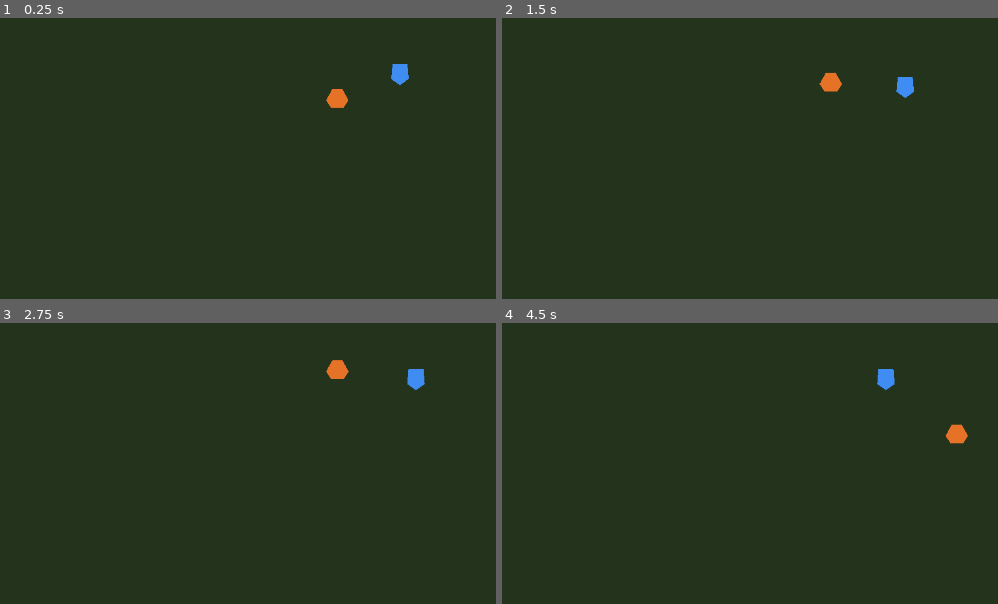
Above: before the commit, frames 1-4 (two rows, left to right).
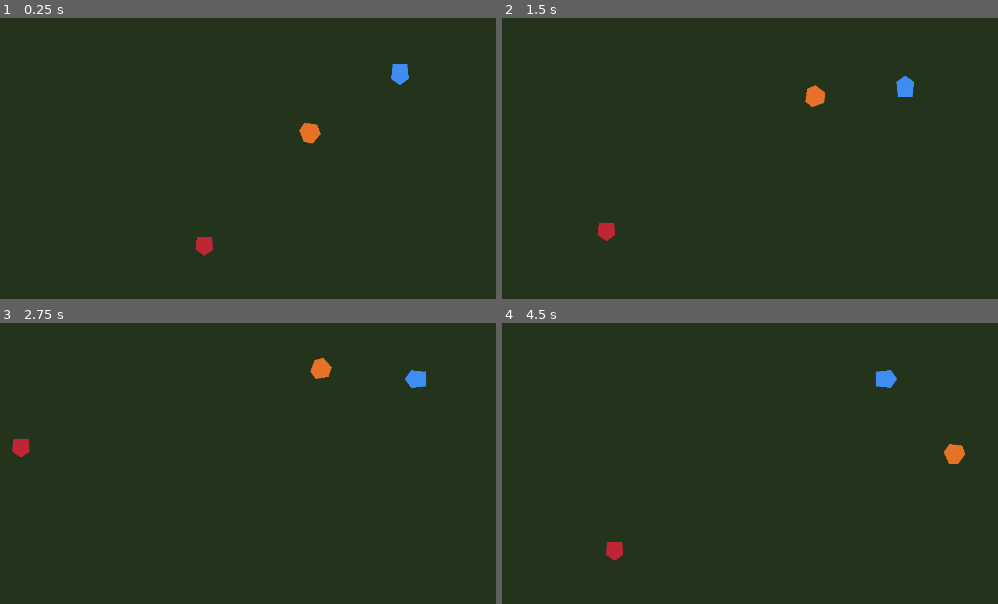
Above: after the commit, the same moments.

Repository: Wsmith007/dragon-rider-rpg
Game: Godot game, scene res://scenes/world/TestWorld.tscn
The game is run twice, just before and just after one commit, with the same random seed, the same clock (stepped at 60 frames per second) and the same inputs.
Inputs:
- Up to frame 1 (0.25 s): no input
- Up to frame 2 (1.5 s): hold D (move_right) 0.53-1.28 s; tap Space (attack, bound only after the commit) at 0.6, 1.35 s; hold S (move_down) from 1.28 s (still down)
- Up to frame 3 (2.75 s): release S (move_down) at 2.03 s; hold D (move_right) from 2.03 s (still down); tap Space (attack, bound only after the commit) at 2.1 s
- Up to frame 4 (4.5 s): release D (move_right) at 2.78 s; hold W (move_up) 2.78-3.53 s; tap Space (attack, bound only after the commit) at 2.85, 3.6, 4.35 s; hold A (move_left) from 3.53 s (still down)

The runs differ from the first frame. In frame 1, 0.7% of the frame differs, in the area x 39-71%, y 25-85%; in frame 2, 0.7%; in frame 3, 0.7%; in frame 4, 0.8%, in the area x 20-94%, y 16-85%.

Commit message:
Add Milestone 3 combat foundation with dragon alert response.
Enemy chase and damage, player melee and health, threat detection, and tuned follow spacing and reposition frequency.

Co-authored-by: Cursor <cursoragent@cursor.com>

Diff:
--- a/project.godot
+++ b/project.godot
@@ -17,6 +17,11 @@
 config/name="Dragon Rider RPG"
 run/main_scene="res://scenes/world/TestWorld.tscn"
 config/features=PackedStringArray("4.6", "Forward Plus")
+
+[display]
+
+window/size/viewport_width=1280
+window/size/viewport_height=720
 
 [input]
 
@@ -44,8 +49,17 @@
 , Object(InputEventKey,"resource_local_to_scene":false,"resource_name":"","device":-1,"window_id":0,"alt_pressed":false …(186 unchanged characters)…
 ]
 }
+attack={
+"deadzone": 0.2,
+"events": [Object(InputEventKey,"resource_local_to_scene":false,"resource_name":"","device":-1,"window_id":0,"alt_pressed":false,"shift_pressed":false,"ctrl_pressed":false,"meta_pressed":false,"pressed":false,"keycode":0,"physical_keycode":32,"key_label":0,"unicode":32,"location":0,"echo":false,"script":null)
+, Object(InputEventMouseButton,"resource_local_to_scene":false,"resource_name":"","device":-1,"window_id":0,"alt_pressed":false,"shift_pressed":false,"ctrl_pressed":false,"meta_pressed":false,"button_mask":1,"position":Vector2(0, 0),"global_position":Vector2(0, 0),"factor":1.0,"button_index":1,"canceled":false,"pressed":true,"double_click":false,"script":null)
+, Object(InputEventKey,"resource_local_to_scene":false,"resource_name":"","device":-1,"window_id":0,"alt_pressed":false,"shift_pressed":false,"ctrl_pressed":false,"meta_pressed":false,"pressed":false,"keycode":0,"physical_keycode":74,"key_label":0,"unicode":106,"location":0,"echo":false,"script":null)
+]
+}
 
-[display]
+[layer_names]
 
-window/size/viewport_width=1280
-window/size/viewport_height=720
+2d_physics/layer_1="player"
+2d_physics/layer_2="dragon"
+2d_physics/layer_3="enemy"
+2d_physics/layer_4="player_attack"
--- a/scenes/dragon/Dragon.tscn
+++ b/scenes/dragon/Dragon.tscn
@@ -1,14 +1,15 @@
-[gd_scene format=3 uid="uid://bdragon001"]
+[gd_scene load_steps=5 format=3 uid="uid://bdragon001"]
 
 [ext_resource type="Script" path="res://scripts/dragon/dragon.gd" id="1_dragon"]
 [ext_resource type="Script" path="res://scripts/dragon/dragon_follow_behavior.gd" id="2_follow"]
+[ext_resource type="Script" path="res://scripts/dragon/dragon_threat_behavior.gd" id="3_threat"]
 
 [sub_resource type="CircleShape2D" id="CircleShape2D_dragon"]
 radius = 16.0
 
 [node name="Dragon" type="CharacterBody2D"]
 collision_layer = 2
-collision_mask = 1
+collision_mask = 5
 motion_mode = 1
 script = ExtResource("1_dragon")
 
@@ -21,3 +22,6 @@
 
 [node name="FollowBehavior" type="Node" parent="."]
 script = ExtResource("2_follow")
+
+[node name="ThreatBehavior" type="Node" parent="."]
+script = ExtResource("3_threat")
--- /dev/null
+++ b/scenes/enemies/Enemy.tscn
@@ -0,0 +1,23 @@
+[gd_scene load_steps=4 format=3 uid="uid://benemy001"]
+
+[ext_resource type="Script" path="res://scripts/enemies/enemy.gd" id="1_enemy"]
+[ext_resource type="Script" path="res://scripts/systems/health.gd" id="2_health"]
+
+[sub_resource type="CircleShape2D" id="CircleShape2D_enemy"]
+radius = 14.0
+
+[node name="Enemy" type="CharacterBody2D"]
+collision_layer = 4
+collision_mask = 5
+motion_mode = 1
+script = ExtResource("1_enemy")
+
+[node name="CollisionShape2D" type="CollisionShape2D" parent="."]
+shape = SubResource("CircleShape2D_enemy")
+
+[node name="Visual" type="Polygon2D" parent="."]
+color = Color(0.75, 0.15, 0.2, 1)
+polygon = PackedVector2Array(-12, -14, 12, -14, 14, 6, 0, 16, -14, 6)
+
+[node name="Health" type="Node" parent="."]
+script = ExtResource("2_health")
--- a/scenes/player/Player.tscn
+++ b/scenes/player/Player.tscn
@@ -1,13 +1,18 @@
-[gd_scene format=3 uid="uid://bplayer001"]
+[gd_scene load_steps=7 format=3 uid="uid://bplayer001"]
 
 [ext_resource type="Script" path="res://scripts/player/player.gd" id="1_player"]
+[ext_resource type="Script" path="res://scripts/systems/health.gd" id="2_health"]
+[ext_resource type="Script" path="res://scripts/player/player_melee_attack.gd" id="3_melee"]
 
 [sub_resource type="CircleShape2D" id="CircleShape2D_player"]
 radius = 14.0
 
+[sub_resource type="CircleShape2D" id="CircleShape2D_hitbox"]
+radius = 28.0
+
 [node name="Player" type="CharacterBody2D"]
 collision_layer = 1
-collision_mask = 1
+collision_mask = 5
 motion_mode = 1
 script = ExtResource("1_player")
 
@@ -19,4 +24,19 @@
 polygon = PackedVector2Array(-12, -16, 12, -16, 14, 8, 0, 18, -14, 8)
 
 [node name="FollowAnchor" type="Marker2D" parent="."]
-position = Vector2(0, 28)
+position = Vector2(0, 38)
+
+[node name="Health" type="Node" parent="."]
+script = ExtResource("2_health")
+
+[node name="MeleeAttack" type="Node2D" parent="."]
+script = ExtResource("3_melee")
+
+[node name="Hitbox" type="Area2D" parent="MeleeAttack"]
+collision_layer = 8
+collision_mask = 4
+monitoring = false
+monitorable = false
+
+[node name="CollisionShape2D" type="CollisionShape2D" parent="MeleeAttack/Hitbox"]
+shape = SubResource("CircleShape2D_hitbox")
--- a/scenes/world/TestWorld.tscn
+++ b/scenes/world/TestWorld.tscn
@@ -1,14 +1,15 @@
 [gd_scene format=3 uid="uid://btestworld01"]
 
-[ext_resource type="Script" path="res://scripts/world/test_world.gd" id="1_world"]
-[ext_resource type="Script" path="res://scripts/systems/camera_follow.gd" id="2_camera"]
+[ext_resource type="Script" uid="uid://bqcwqak64ul8j" path="res://scripts/world/test_world.gd" id="1_world"]
+[ext_resource type="Script" uid="uid://dil8lfxc3noe6" path="res://scripts/systems/camera_follow.gd" id="2_camera"]
 [ext_resource type="PackedScene" uid="uid://bplayer001" path="res://scenes/player/Player.tscn" id="3_player"]
 [ext_resource type="PackedScene" uid="uid://bdragon001" path="res://scenes/dragon/Dragon.tscn" id="4_dragon"]
+[ext_resource type="PackedScene" uid="uid://benemy001" path="res://scenes/enemies/Enemy.tscn" id="5_enemy"]
 
-[node name="TestWorld" type="Node2D"]
+[node name="TestWorld" type="Node2D" unique_id=1840992113]
 script = ExtResource("1_world")
 
-[node name="Ground" type="ColorRect" parent="."]
+[node name="Ground" type="ColorRect" parent="." unique_id=371928750]
 z_index = -10
 offset_left = -2400.0
 offset_top = -2400.0
@@ -16,13 +17,24 @@
 offset_bottom = 2400.0
 color = Color(0.14, 0.2, 0.11, 1)
 
-[node name="Entities" type="Node2D" parent="."]
+[node name="Entities" type="Node2D" parent="." unique_id=83008799]
 
-[node name="Player" parent="Entities" instance=ExtResource("3_player")]
-position = Vector2(640, 360)
+[node name="Player" parent="Entities" unique_id=309061533 instance=ExtResource("3_player")]
+position = Vector2(1233, 85)
 
-[node name="Dragon" parent="Entities" instance=ExtResource("4_dragon")]
+[node name="Dragon" parent="Entities" unique_id=1275625938 instance=ExtResource("4_dragon")]
 position = Vector2(520, 400)
 
-[node name="Camera2D" type="Camera2D" parent="."]
+[node name="Enemies" type="Node2D" parent="Entities" unique_id=977589883]
+
+[node name="EnemyA" parent="Entities/Enemies" unique_id=734008255 instance=ExtResource("5_enemy")]
+position = Vector2(920, 360)
+
+[node name="EnemyB" parent="Entities/Enemies" unique_id=1732174798 instance=ExtResource("5_enemy")]
+position = Vector2(780, 520)
+
+[node name="EnemyC" parent="Entities/Enemies" unique_id=227574411 instance=ExtResource("5_enemy")]
+position = Vector2(480, 180)
+
+[node name="Camera2D" type="Camera2D" parent="." unique_id=305802096]
 script = ExtResource("2_camera")
--- a/scripts/dragon/dragon.gd
+++ b/scripts/dragon/dragon.gd
@@ -1,39 +1,71 @@
 extends CharacterBody2D
-## Dragon actor: delegates movement to FollowBehavior; future layers (emotion, bond, combat) attach here.
+## Dragon actor: follow, threat response, and future combat layers.
 
 
 signal behavior_changed(mode_name: String)
 
 @onready var follow_behavior: DragonFollowBehavior = $FollowBehavior
+@onready var threat_behavior: DragonThreatBehavior = $ThreatBehavior
+@onready var _visual: Polygon2D = $Visual
 
-@export var reposition_interval_min: float = 4.0
-@export var reposition_interval_max: float = 9.0
-@export var reposition_chance: float = 0.35
+@export var reposition_interval_min: float = 2.5
+@export var reposition_interval_max: float = 6.0
+@export var reposition_chance: float = 0.5
 @export var reposition_only_when_rider_slow: bool = true
 @export var rider_slow_speed_threshold: float = 40.0
 
 var _follow_target: Node2D
 var _reposition_cooldown: float = 0.0
+var _last_mode_name: String = "follow"
 
 
 func _ready() -> void:
 	follow_behavior.setup(self)
 	_schedule_next_reposition_check()
+	threat_behavior.alert_started.connect(_on_alert_started)
+	threat_behavior.alert_ended.connect(_on_alert_ended)
 
 
 func set_follow_target(target: Node2D) -> void:
 	_follow_target = target
 	follow_behavior.set_follow_target(target)
+	threat_behavior.set_follow_target(target)
 
 
 func _physics_process(delta: float) -> void:
 	if _follow_target == null:
 		return
 
-	_update_reposition_timer(delta)
+	threat_behavior.evaluate()
+
+	if follow_behavior.mode != DragonFollowBehavior.Mode.ALERT:
+		_update_reposition_timer(delta)
+
 	velocity = follow_behavior.get_desired_velocity()
 	move_and_slide()
 	follow_behavior.apply_lag_leash()
+	_update_facing()
+	_emit_mode_if_changed()
+
+
+func _update_facing() -> void:
+	var look_target: Vector2
+
+	if follow_behavior.mode == DragonFollowBehavior.Mode.ALERT:
+		var threat := follow_behavior.get_alert_threat()
+		if threat != null and is_instance_valid(threat):
+			look_target = threat.global_position
+		elif _follow_target:
+			look_target = _follow_target.global_position
+		else:
+			return
+	elif velocity.length_squared() > 1.0:
+		look_target = global_position + velocity
+	else:
+		return
+
+	var direction := global_position.direction_to(look_target)
+	_visual.rotation = direction.angle() + PI * 0.5
 
 
 func _update_reposition_timer(delta: float) -> void:
@@ -56,10 +88,27 @@
 		if rider.velocity.length() > rider_slow_speed_threshold:
 			return
 
-	var previous_mode := follow_behavior.get_mode_name()
 	follow_behavior.start_reposition()
-	if follow_behavior.get_mode_name() != previous_mode:
-		behavior_changed.emit(follow_behavior.get_mode_name())
+	_emit_mode_if_changed()
+
+
+func _on_alert_started(_threat: Node2D) -> void:
+	follow_behavior.enter_alert(_threat)
+	_visual.modulate = Color(1.0, 0.85, 0.55, 1.0)
+	_emit_mode_if_changed()
+
+
+func _on_alert_ended() -> void:
+	follow_behavior.exit_alert()
+	_visual.modulate = Color(1.0, 1.0, 1.0, 1.0)
+	_emit_mode_if_changed()
+
+
+func _emit_mode_if_changed() -> void:
+	var mode_name := follow_behavior.get_mode_name()
+	if mode_name != _last_mode_name:
+		_last_mode_name = mode_name
+		behavior_changed.emit(mode_name)
 
 
 func _schedule_next_reposition_check() -> void:
--- a/scripts/dragon/dragon_follow_behavior.gd
+++ b/scripts/dragon/dragon_follow_behavior.gd
@@ -3,24 +3,27 @@
 ## Movement-only follow logic. Dragon.gd owns timing and mode changes; bond/combat layers plug in later.
 
 
-enum Mode { FOLLOW, REPOSITION }
+enum Mode { FOLLOW, REPOSITION, ALERT }
 
 
-@export var ideal_distance: float = 90.0
-@export var min_distance: float = 55.0
-@export var max_distance: float = 130.0
+@export var ideal_distance: float = 110.0
+@export var min_distance: float = 75.0
+@export var max_distance: float = 155.0
 ## Hard cap on how far the dragon may trail the follow anchor before forced catch-up.
-@export var max_lag_distance: float = 165.0
+@export var max_lag_distance: float = 195.0
 @export var follow_speed: float = 180.0
 ## Used when at or beyond max_lag_distance (should exceed player move_speed).
 @export var catch_up_speed: float = 260.0
 @export var reposition_speed: float = 120.0
+@export var alert_distance: float = 55.0
+@export var alert_speed: float = 200.0
 
 var mode: Mode = Mode.FOLLOW
 
 var _body: CharacterBody2D
 var _target: Node2D
 var _reposition_point: Vector2 = Vector2.ZERO
+var _alert_threat: Node2D
 
 
 func setup(body: CharacterBody2D) -> void:
@@ -41,11 +44,33 @@
 
 
 func finish_reposition() -> void:
-	mode = Mode.FOLLOW
+	if mode == Mode.REPOSITION:
+		mode = Mode.FOLLOW
+
+
+func enter_alert(threat: Node2D) -> void:
+	mode = Mode.ALERT
+	_alert_threat = threat
+
+
+func exit_alert() -> void:
+	if mode == Mode.ALERT:
+		mode = Mode.FOLLOW
+	_alert_threat = null
+
+
+func get_alert_threat() -> Node2D:
+	return _alert_threat
 
 
 func get_mode_name() -> String:
-	return "reposition" if mode == Mode.REPOSITION else "follow"
+	match mode:
+		Mode.REPOSITION:
+			return "reposition"
+		Mode.ALERT:
+			return "alert"
+		_:
+			return "follow"
 
 
 func get_desired_velocity() -> Vector2:
@@ -57,6 +82,9 @@
 			finish_reposition()
 			return _velocity_for_follow()
 		return _velocity_toward(_reposition_point, reposition_speed, 14.0, true)
+
+	if mode == Mode.ALERT:
+		return _velocity_for_alert()
 
 	return _velocity_for_follow()
 
@@ -91,6 +119,20 @@
 	return Vector2.ZERO
 
 
+func _velocity_for_alert() -> Vector2:
+	if _target == null:
+		return Vector2.ZERO
+
+	var anchor := _target.global_position
+	var offset := anchor - _body.global_position
+	var distance := offset.length()
+
+	if distance > alert_distance:
+		return offset.normalized() * alert_speed
+
+	return Vector2.ZERO
+
+
 func _distance_to_anchor() -> float:
 	if _body == null or _target == null:
 		return 0.0
--- /dev/null
+++ b/scripts/dragon/dragon_threat_behavior.gd
@@ -0,0 +1,65 @@
+extends Node
+class_name DragonThreatBehavior
+## Scans for enemies threatening the rider. Feeds ALERT state on the dragon.
+
+signal alert_started(threat: Node2D)
+signal alert_ended
+
+
+@export var threat_radius: float = 240.0
+
+var _follow_target: Node2D
+var _current_threat: Node2D
+var _is_alert: bool = false
+
+
+func set_follow_target(target: Node2D) -> void:
+	_follow_target = target
+
+
+func get_current_threat() -> Node2D:
+	return _current_threat
+
+
+func is_alert() -> bool:
+	return _is_alert
+
+
+func evaluate() -> void:
+	var threat := _find_nearest_threat_to_rider()
+	var should_alert := threat != null
+
+	if should_alert and not _is_alert:
+		_is_alert = true
+		_current_threat = threat
+		alert_started.emit(threat)
+	elif should_alert and _is_alert:
+		_current_threat = threat
+	elif not should_alert and _is_alert:
+		_is_alert = false
+		_current_threat = null
+		alert_ended.emit()
+
+
+func _find_nearest_threat_to_rider() -> Node2D:
+	if _follow_target == null:
+		return null
+
+	var rider_pos := _follow_target.global_position
+	var closest: Node2D = null
+	var closest_distance := threat_radius
+
+	for node in get_tree().get_nodes_in_group("enemy"):
+		if not node is Node2D:
+			continue
+		var enemy := node as Node2D
+		var health := enemy.get_node_or_null("Health") as Health
+		if health != null and not health.is_alive():
+			continue
+
+		var distance := rider_pos.distance_to(enemy.global_position)
+		if distance <= closest_distance:
+			closest_distance = distance
+			closest = enemy
+
+	return closest
--- /dev/null
+++ b/scripts/enemies/enemy.gd
@@ -0,0 +1,132 @@
+extends CharacterBody2D
+## Basic enemy: idle, detect player, chase, melee with cooldown.
+
+signal player_detected
+signal player_lost
+signal attacked_player
+
+
+enum State { IDLE, CHASE, ENGAGE }
+
+
+@export var max_health: float = 50.0
+@export var detection_radius: float = 220.0
+@export var lose_radius: float = 320.0
+@export var chase_speed: float = 130.0
+@export var attack_range: float = 36.0
+@export var attack_damage: float = 12.0
+@export var attack_cooldown: float = 1.0
+
+@onready var _health: Health = $Health
+@onready var _visual: Polygon2D = $Visual
+
+var _state: State = State.IDLE
+var _player: Node2D
+var _attack_cooldown_remaining: float = 0.0
+
+
+func _ready() -> void:
+	add_to_group("enemy")
+	_health.max_health = max_health
+	_health.current_health = max_health
+	_health.died.connect(_on_died)
+	_find_player()
+
+
+func _physics_process(delta: float) -> void:
+	if not _health.is_alive():
+		return
+
+	_attack_cooldown_remaining = maxf(_attack_cooldown_remaining - delta, 0.0)
+
+	if _player == null or not is_instance_valid(_player):
+		_find_player()
+
+	_update_state()
+	_apply_movement(delta)
+	_update_facing()
+
+
+func _update_state() -> void:
+	if _player == null:
+		_set_state(State.IDLE)
+		return
+
+	var distance := global_position.distance_to(_player.global_position)
+
+	match _state:
+		State.IDLE:
+			if distance <= detection_radius:
+				_set_state(State.CHASE)
+		State.CHASE, State.ENGAGE:
+			if distance > lose_radius:
+				_set_state(State.IDLE)
+			elif distance <= attack_range:
+				_set_state(State.ENGAGE)
+			else:
+				_set_state(State.CHASE)
+
+
+func _apply_movement(_delta: float) -> void:
+	match _state:
+		State.IDLE:
+			velocity = Vector2.ZERO
+		State.CHASE:
+			if _player:
+				velocity = global_position.direction_to(_player.global_position) * chase_speed
+		State.ENGAGE:
+			_try_attack_player()
+			velocity = Vector2.ZERO
+
+	move_and_slide()
+
+
+func _try_attack_player() -> void:
+	if _attack_cooldown_remaining > 0.0 or _player == null:
+		return
+
+	if global_position.distance_to(_player.global_position) > attack_range:
+		return
+
+	var player_health := _player.get_node_or_null("Health") as Health
+	if player_health == null or not player_health.is_alive():
+		return
+
+	player_health.take_damage(attack_damage)
+	_attack_cooldown_remaining = attack_cooldown
+	attacked_player.emit()
+
+
+func _set_state(new_state: State) -> void:
+	if _state == new_state:
+		return
+
+	if _state == State.IDLE and new_state == State.CHASE:
+		player_detected.emit()
+	elif new_state == State.IDLE:
+		player_lost.emit()
+
+	_state = new_state
+
+
+func _update_facing() -> void:
+	if velocity.length_squared() > 1.0:
+		_visual.rotation = velocity.angle() + PI * 0.5
+
+
+func _find_player() -> void:
+	var players := get_tree().get_nodes_in_group("player")
+	if players.is_empty():
+		_player = null
+		return
+	_player = players[0] as Node2D
+
+
+func _on_died() -> void:
+	collision_layer = 0
+	collision_mask = 0
+	velocity = Vector2.ZERO
+	set_physics_process(false)
+	_visual.modulate = Color(0.35, 0.35, 0.35, 0.5)
+	await get_tree().create_timer(0.4).timeout
+	queue_free()
--- a/scripts/player/player.gd
+++ b/scripts/player/player.gd
@@ -1,20 +1,50 @@
 extends CharacterBody2D
-## Top-down rider movement. Emits signals for systems that react to player motion.
+## Top-down rider movement, health, and combat signals.
 
 signal moved(velocity: Vector2)
+signal player_damaged(current_health: float, maximum_health: float)
+signal player_died
 
 
 @export var move_speed: float = 220.0
+@export var max_health: float = 100.0
+
+@onready var _health: Health = $Health
+@onready var _visual: Polygon2D = $Visual
+
+var _is_dead: bool = false
 
 
 func _ready() -> void:
 	add_to_group("player")
+	_health.max_health = max_health
+	_health.current_health = max_health
+	_health.health_changed.connect(_on_health_changed)
+	_health.died.connect(_on_died)
 
 
 func _physics_process(_delta: float) -> void:
+	if _is_dead:
+		velocity = Vector2.ZERO
+		return
+
 	var direction := Input.get_vector("move_left", "move_right", "move_up", "move_down")
 	velocity = direction * move_speed
 	move_and_slide()
 
 	if velocity.length_squared() > 0.0:
 		moved.emit(velocity)
+		_visual.rotation = velocity.angle() + PI * 0.5
+
+
+func _on_health_changed(current: float, maximum: float) -> void:
+	player_damaged.emit(current, maximum)
+
+
+func _on_died() -> void:
+	_is_dead = true
+	velocity = Vector2.ZERO
+	set_physics_process(false)
+	$MeleeAttack.set_physics_process(false)
+	player_died.emit()
+	_visual.modulate = Color(0.6, 0.6, 0.6, 0.75)
--- /dev/null
+++ b/scripts/player/player_melee_attack.gd
@@ -0,0 +1,74 @@
+extends Node2D
+## Simple melee hitbox. Enabled briefly on attack input.
+
+signal attack_started
+signal attack_hit(enemy: Node2D)
+
+
+@export var damage: float = 25.0
+@export var attack_duration: float = 0.12
+@export var attack_cooldown: float = 0.35
+
+@onready var _hitbox: Area2D = $Hitbox
+
+var _cooldown_remaining: float = 0.0
+var _attack_active: bool = false
+var _hit_targets: Array[Node2D] = []
+
+
+func _ready() -> void:
+	_hitbox.monitoring = false
+	_hitbox.body_entered.connect(_on_body_entered)
+	_hitbox.area_entered.connect(_on_area_entered)
+
+
+func _physics_process(delta: float) -> void:
+	_cooldown_remaining = maxf(_cooldown_remaining - delta, 0.0)
+
+	if _attack_active:
+		return
+
+	if _cooldown_remaining > 0.0:
+		return
+
+	if not Input.is_action_just_pressed("attack"):
+		return
+
+	_perform_attack()
+
+
+func _perform_attack() -> void:
+	_attack_active = true
+	_cooldown_remaining = attack_cooldown
+	_hit_targets.clear()
+	_hitbox.monitoring = true
+	attack_started.emit()
+
+	await get_tree().create_timer(attack_duration).timeout
+	_hitbox.monitoring = false
+	_attack_active = false
+
+
+func _on_body_entered(body: Node2D) -> void:
+	_try_damage(body)
+
+
+func _on_area_entered(area: Area2D) -> void:
+	var parent := area.get_parent()
+	if parent is Node2D:
+		_try_damage(parent as Node2D)
+
+
+func _try_damage(target: Node2D) -> void:
+	if target in _hit_targets:
+		return
+	if not target.is_in_group("enemy"):
+		return
+
+	var health := target.get_node_or_null("Health") as Health
+	if health == null or not health.is_alive():
+		return
+
+	_hit_targets.append(target)
+	health.take_damage(damage)
+	attack_hit.emit(target)
--- /dev/null
+++ b/scripts/systems/health.gd
@@ -0,0 +1,38 @@
+extends Node
+class_name Health
+## Reusable health component. Attach to Player, Enemy, or Dragon.
+
+signal health_changed(current: float, maximum: float)
+signal died
+
+
+@export var max_health: float = 100.0
+
+var current_health: float = 100.0
+
+
+func _ready() -> void:
+	current_health = max_health
+
+
+func take_damage(amount: float) -> void:
+	if current_health <= 0.0:
+		return
+
+	current_health = maxf(current_health - amount, 0.0)
+	health_changed.emit(current_health, max_health)
+
+	if current_health <= 0.0:
+		died.emit()
+
+
+func heal(amount: float) -> void:
+	if current_health <= 0.0:
+		return
+
+	current_health = minf(current_health + amount, max_health)
+	health_changed.emit(current_health, max_health)
+
+
+func is_alive() -> bool:
+	return current_health > 0.0
Not shown, added: scripts/dragon/dragon_threat_behavior.gd.uid
Not shown, added: scripts/enemies/enemy.gd.uid
Not shown, added: scripts/player/player_melee_attack.gd.uid
Not shown, added: scripts/systems/health.gd.uid
